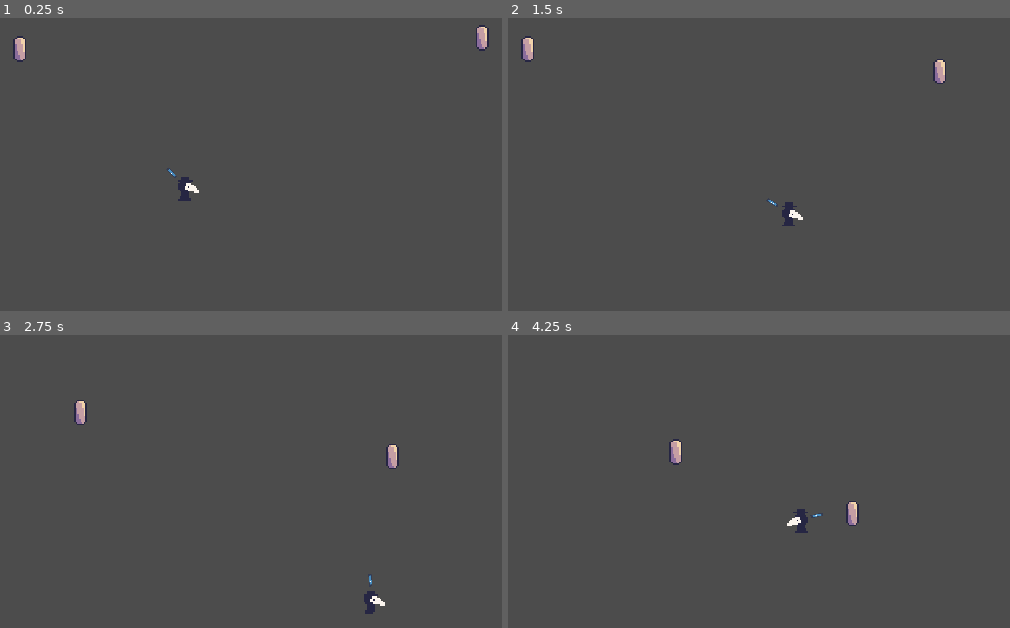
Above: before the commit, frames 1-4 (two rows, left to right).
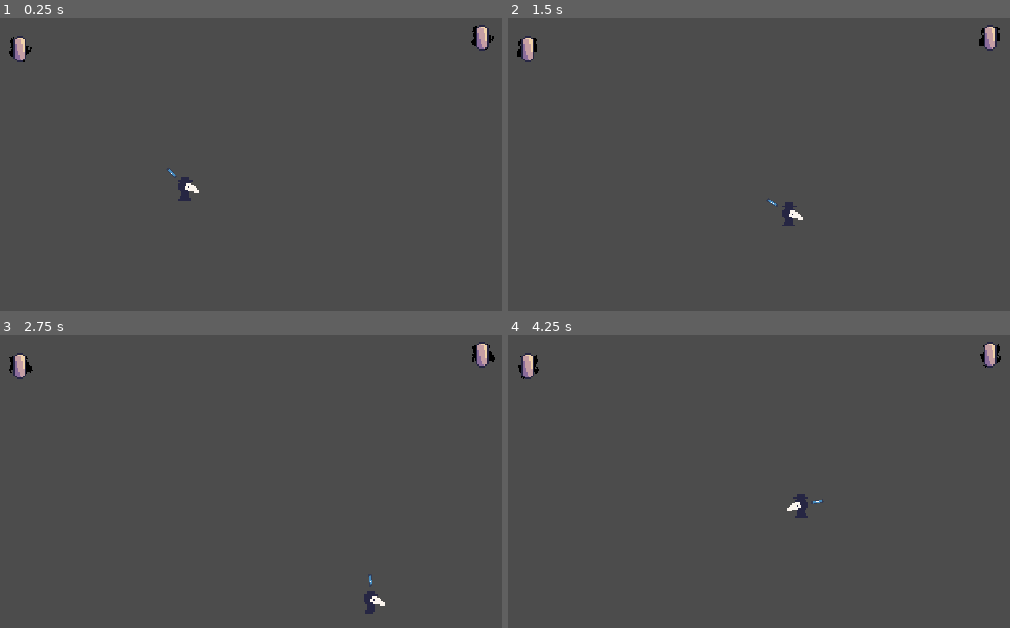
Above: after the commit, the same moments.

Repository: AJ08Coder/LudumDare52
Game: Godot game, scene res://Enviroment/World.tscn
The game is run twice, just before and just after one commit, with the same random seed, the same clock (stepped at 60 frames per second) and the same inputs. The engine's default icon, where the game draws it, is replaced by a stand-in: a white triangle on a blue panel in a dark square.
Inputs (mouse positions are in pixels of both pictures, inside the frame that each line leads up to):
- Up to frame 1 (0.25 s): no input
- Up to frame 2 (1.5 s): tap Enter (ui_accept) at 0.5, 0.77 s; move the mouse to (954, 64) at 0.52 s; hold D (move_right) 0.53-1.28 s; move the mouse to (618, 108) at 1.27 s; hold S (move_down) from 1.28 s (still down)
- Up to frame 3 (2.75 s): tap Enter (ui_accept) at 1.52 s; move the mouse to (outside the picture) at 2.02 s; release S (move_down) at 2.03 s; hold D (move_right) from 2.03 s (still down)
- Up to frame 4 (4.25 s): move the mouse to (738, 493) at 2.77 s; release D (move_right) at 2.78 s; hold W (move_up) 2.78-3.53 s; tap Enter (ui_accept) at 3.02, 3.77 s; move the mouse to (outside the picture) at 3.52 s; hold A (move_left) from 3.53 s (still down)

The runs differ from the first frame. In frame 1, 0.1% of the frame differs, in the area x 1-99%, y 2-16%; in frame 2, 0.5%; in frame 3, 1.0%; in frame 4, 1.3%, in the area x 1-99%, y 2-68%.

Commit message:
Added Plague

Diff:
--- a/Characters/Enemy/Enemy.gd
+++ b/Characters/Enemy/Enemy.gd
@@ -28,8 +28,8 @@
 		FIGHT:
 			pass
 		CURING:
-			velocity = global_position.direction_to(player.global_position)
-			move_and_slide(velocity * 40)
+		#	velocity = global_position.direction_to(player.global_position)
+		#	move_and_slide(velocity * 40)
 			print("Fdsf")
 
 
--- a/Characters/Enemy/Enemy.tscn
+++ b/Characters/Enemy/Enemy.tscn
@@ -1,7 +1,8 @@
-[gd_scene load_steps=5 format=2]
+[gd_scene load_steps=6 format=2]
 
 [ext_resource path="res://Art/PLACEHOLDERPLAYER.png" type="Texture" id=1]
 [ext_resource path="res://Characters/Enemy/Enemy.gd" type="Script" id=2]
+[ext_resource path="res://Characters/Enemy/Plague.tscn" type="PackedScene" id=3]
 
 [sub_resource type="RectangleShape2D" id=1]
 extents = Vector2( 3, 7 )
@@ -29,4 +30,7 @@
 
 [node name="AnimationPlayer" type="AnimationPlayer" parent="."]
 
+[node name="Plague" parent="." instance=ExtResource( 3 )]
+z_index = -1
+
 [connection signal="body_entered" from="Attract" to="." method="_on_Attract_body_entered"]
--- /dev/null
+++ b/Characters/Enemy/Plague.gd
@@ -0,0 +1,4 @@
+extends Area2D
+
+func _process(delta):
+	rotation_degrees += 1
--- /dev/null
+++ b/Characters/Enemy/Plague.tscn
@@ -0,0 +1,18 @@
+[gd_scene load_steps=4 format=2]
+
+[ext_resource path="res://Art/plauge.png" type="Texture" id=1]
+[ext_resource path="res://Characters/Enemy/Plague.gd" type="Script" id=2]
+
+[sub_resource type="RectangleShape2D" id=1]
+extents = Vector2( 6, 6 )
+
+[node name="Plague" type="Area2D"]
+collision_layer = 8
+collision_mask = 0
+script = ExtResource( 2 )
+
+[node name="Sprite" type="Sprite" parent="."]
+texture = ExtResource( 1 )
+
+[node name="CollisionShape2D" type="CollisionShape2D" parent="."]
+shape = SubResource( 1 )
--- a/Characters/Enemy/laser.tscn
+++ b/Characters/Enemy/laser.tscn
@@ -5,7 +5,8 @@
 [node name="laser" type="RayCast2D"]
 enabled = true
 cast_to = Vector2( 100, 0 )
-collision_mask = 6
+collision_mask = 10
+collide_with_areas = true
 script = ExtResource( 1 )
 
 [node name="Line2D" type="Line2D" parent="."]
--- a/Enviroment/World.tscn
+++ b/Enviroment/World.tscn
@@ -16,27 +16,29 @@
 [node name="Player" parent="." groups=["Player"] instance=ExtResource( 1 )]
 position = Vector2( 197, 204 )
 
-[node name="Enemy" parent="." instance=ExtResource( 3 )]
-position = Vector2( 382, 110 )
-
-[node name="Enemy2" parent="." instance=ExtResource( 3 )]
-position = Vector2( 93, 117 )
-
-[node name="StaticBody2D" type="StaticBody2D" parent="."]
+[node name="Walls" type="StaticBody2D" parent="."]
 collision_layer = 2
 
-[node name="CollisionShape2D" type="CollisionShape2D" parent="StaticBody2D"]
+[node name="CollisionShape2D" type="CollisionShape2D" parent="Walls"]
 position = Vector2( 251, -37 )
 shape = SubResource( 1 )
 
-[node name="CollisionShape2D2" type="CollisionShape2D" parent="StaticBody2D"]
+[node name="CollisionShape2D2" type="CollisionShape2D" parent="Walls"]
 position = Vector2( 250, 314 )
 shape = SubResource( 1 )
 
-[node name="CollisionShape2D3" type="CollisionShape2D" parent="StaticBody2D"]
+[node name="CollisionShape2D3" type="CollisionShape2D" parent="Walls"]
 position = Vector2( -31, 137 )
 shape = SubResource( 2 )
 
-[node name="CollisionShape2D4" type="CollisionShape2D" parent="StaticBody2D"]
+[node name="CollisionShape2D4" type="CollisionShape2D" parent="Walls"]
 position = Vector2( 535, 137 )
 shape = SubResource( 2 )
+
+[node name="Enemies" type="Node2D" parent="."]
+
+[node name="Enemy" parent="Enemies" instance=ExtResource( 3 )]
+position = Vector2( 382, 110 )
+
+[node name="Enemy2" parent="Enemies" instance=ExtResource( 3 )]
+position = Vector2( 93, 117 )
--- a/project.godot
+++ b/project.godot
@@ -79,6 +79,7 @@
 2d_physics/layer_1="player"
 2d_physics/layer_2="world"
 2d_physics/layer_3="enemies"
+2d_physics/layer_4="plauge"
 
 [physics]
 
Binary file added: Art/plauge.png
Not shown, added: Art/plauge.png.import
